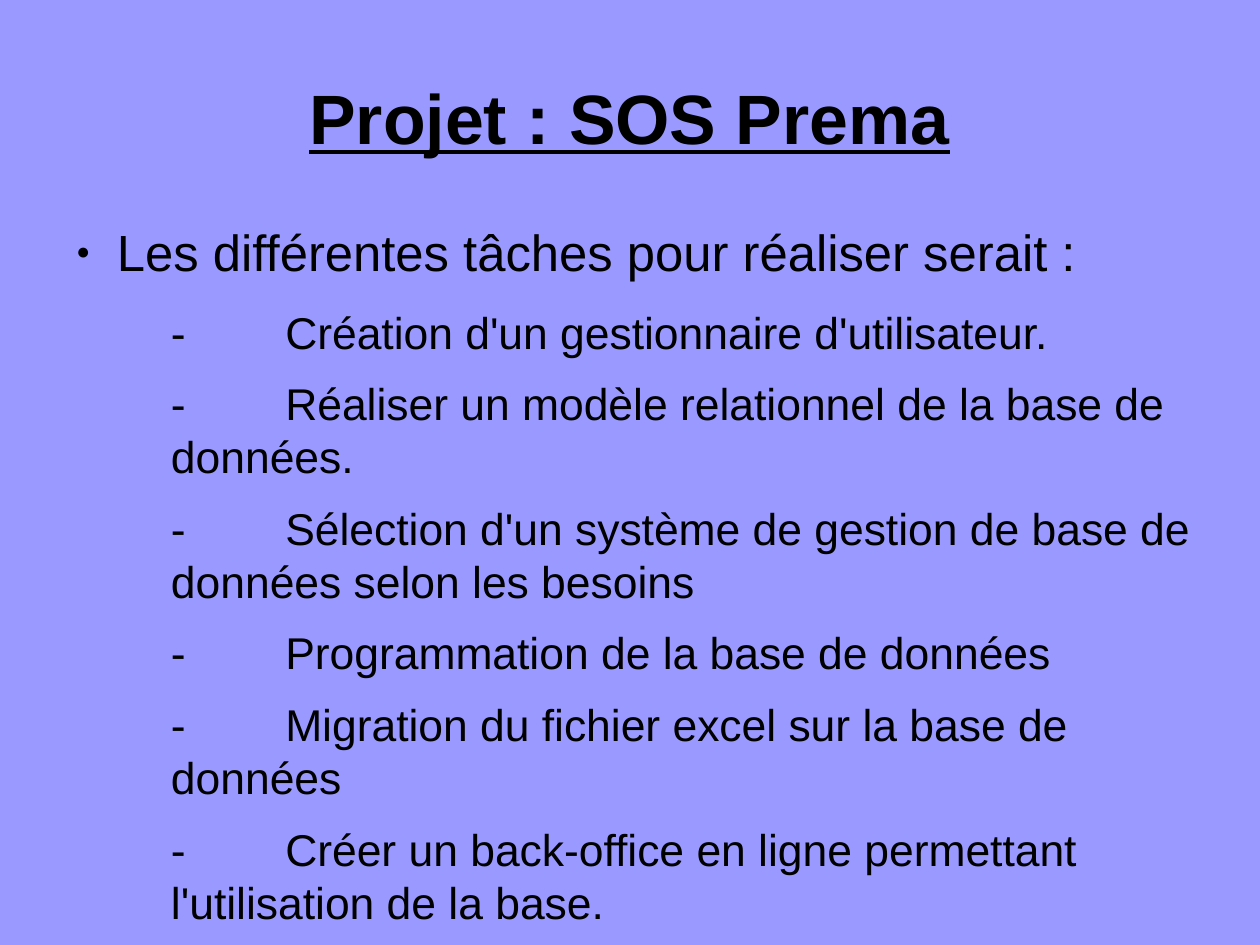
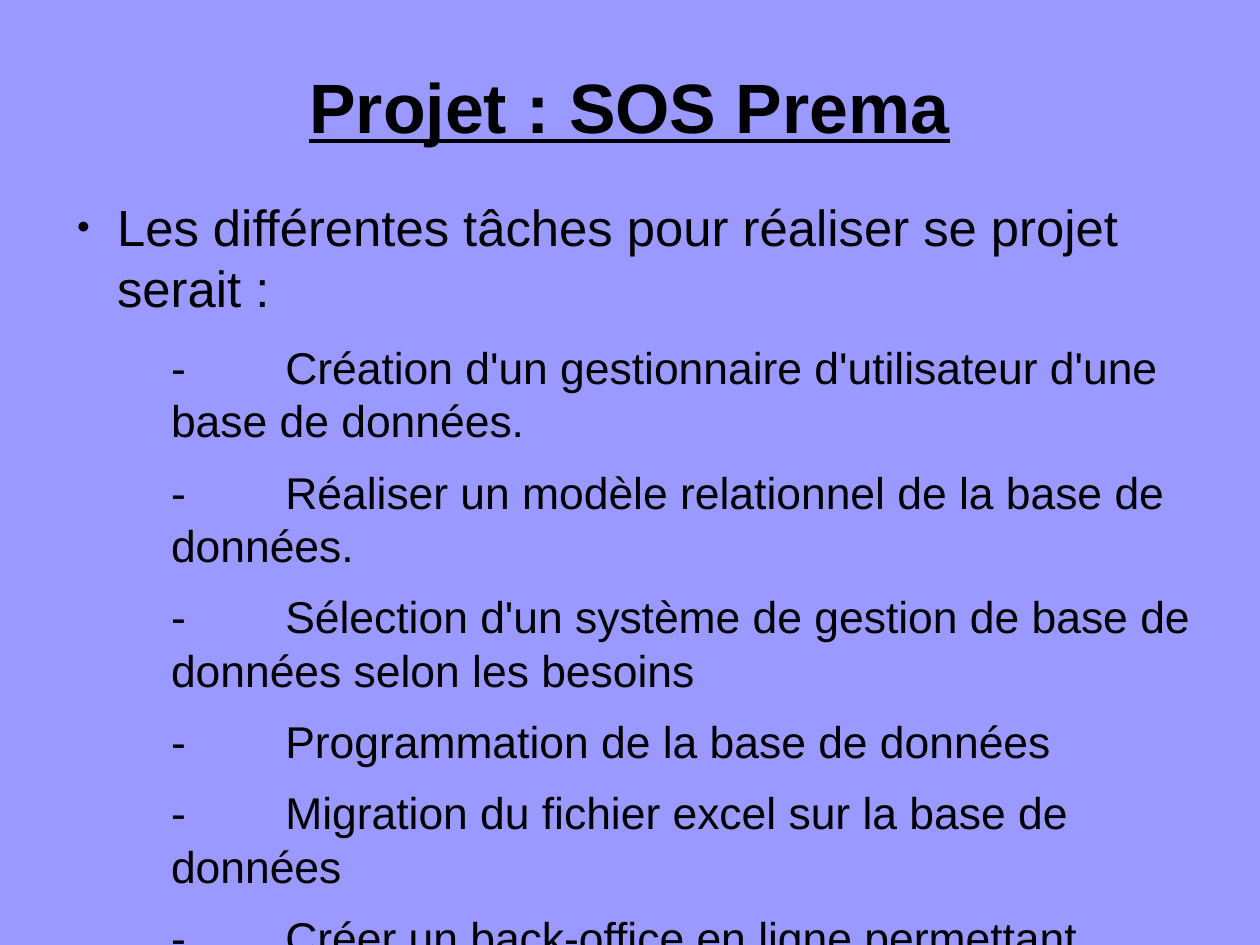
Before and after one commit to hlefe/sosprema, a slide deck: slide 3 of docs/présentation1.odp. Drawn at 1260x945 pixels with LibreOffice and Linux fonts; fonts in the diff are those of the drawing. Boxes give left, top, right and bottom in pixels: in the first picture for what was removed or moved away, otherwise in the second. Text is boxed around its words. In the diff, an @@ line names an element or a change of style, - is before the commit and + after.

```diff
--- a/docs/présentation1.odp
+++ b/docs/présentation1.odp
@@ title "Projet : SOS Prema": place and size @@
-title "Projet : SOS Prema" at (309,93,949,157)
+title "Projet : SOS Prema" at (309,82,949,147)
@@ text "Les différentes tâches pour réaliser ...": place and size @@
-text "Les différentes tâches pour réaliser ..." at (117,233,1189,875)
+text "Les différentes tâches pour réaliser ..." at (117,208,1189,884)
@@ text at (117,208,1157,438): text changed; size 32 to 28 pt @@
-● Les différentes tâches pour réaliser serait :
-  - Création d'un gestionnaire d'utilisateur.
+● Les différentes tâches pour réaliser se projet serait :
+  - Création d'un gestionnaire d'utilisateur d'une base de données.
```
Also in this commit, not shown: 1 other slide changed, 2 slides added.
